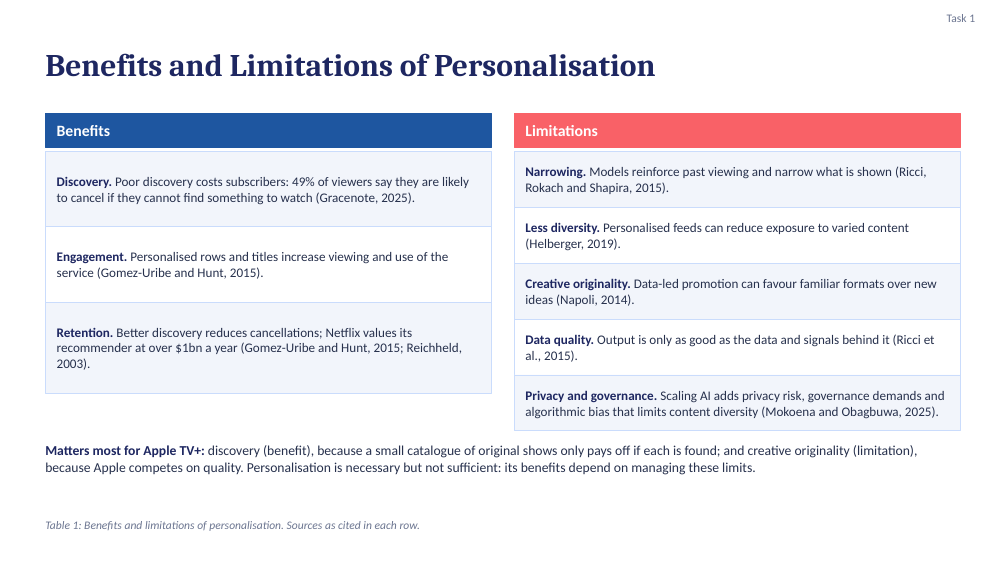
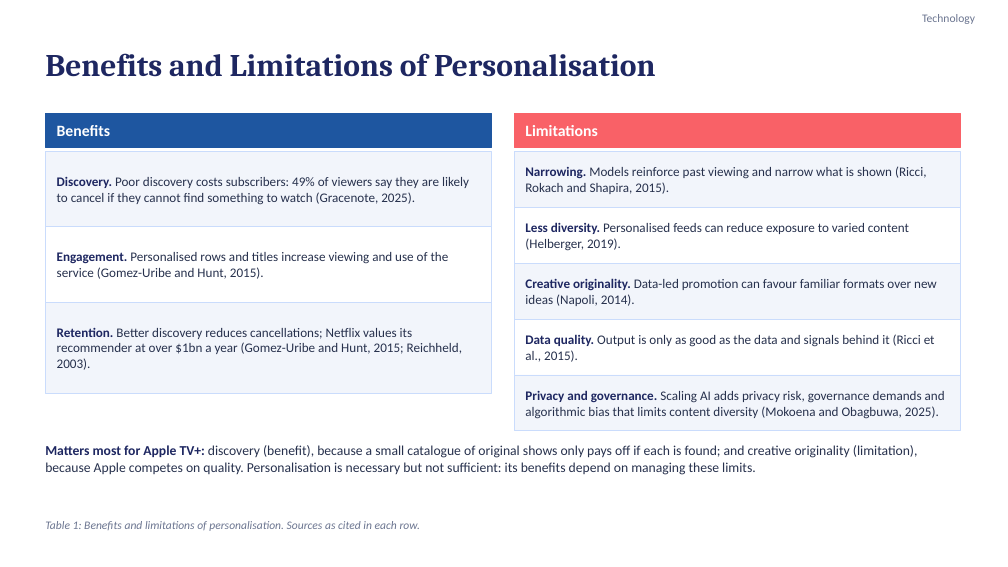
Before and after one commit to karanrg22-svg/skill, a slide deck: slide 5 of Earning-the-Signal_revised.pptx. Drawn at 1008x567 pixels with LibreOffice and Linux fonts; fonts in the diff are those of the drawing. Boxes give left, top, right and bottom in pixels: in the first picture for what was removed or moved away, otherwise in the second. Text is boxed around its words. In the diff, an @@ line names an element or a change of style, - is before the commit and + after.

```diff
--- a/Earning-the-Signal_revised.pptx
+++ b/Earning-the-Signal_revised.pptx
@@ text at [922,14,975,24]: text changed @@
-Task 1
+Technology
```
Also in this commit, not shown: 9 other slides changed.
